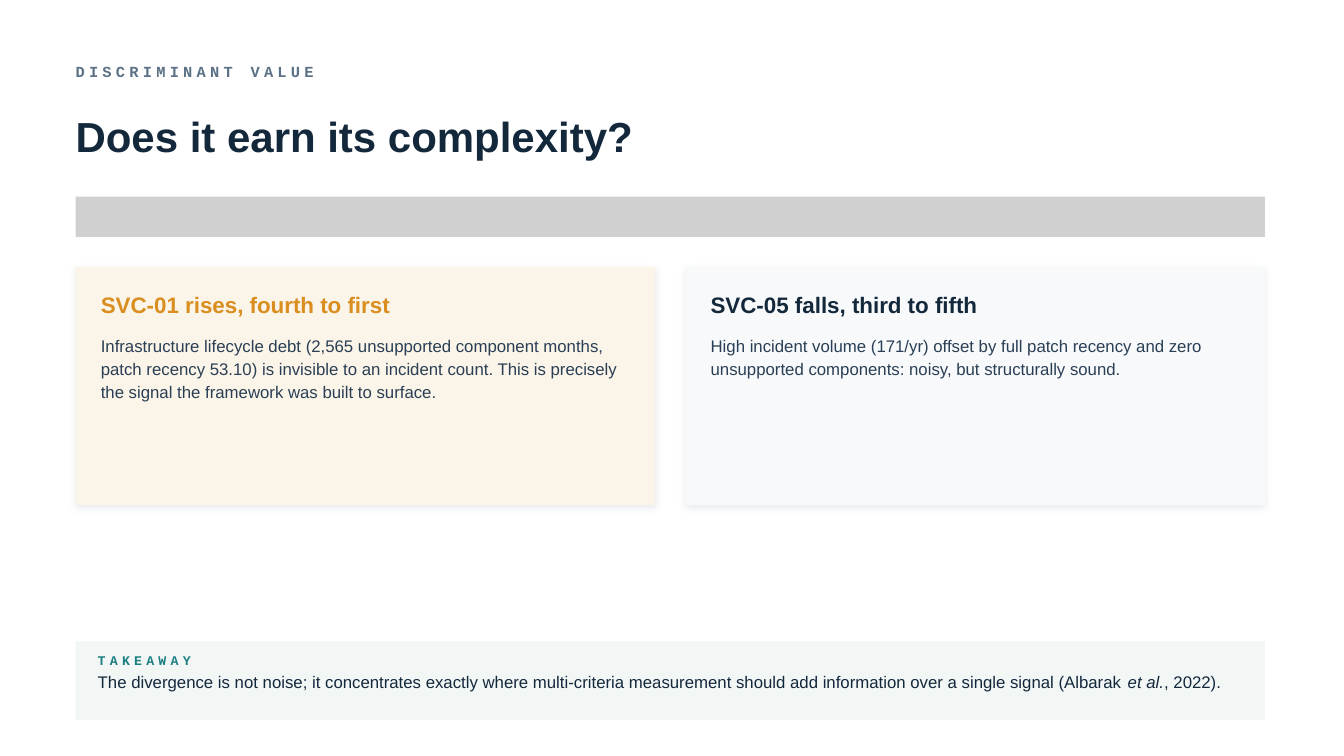
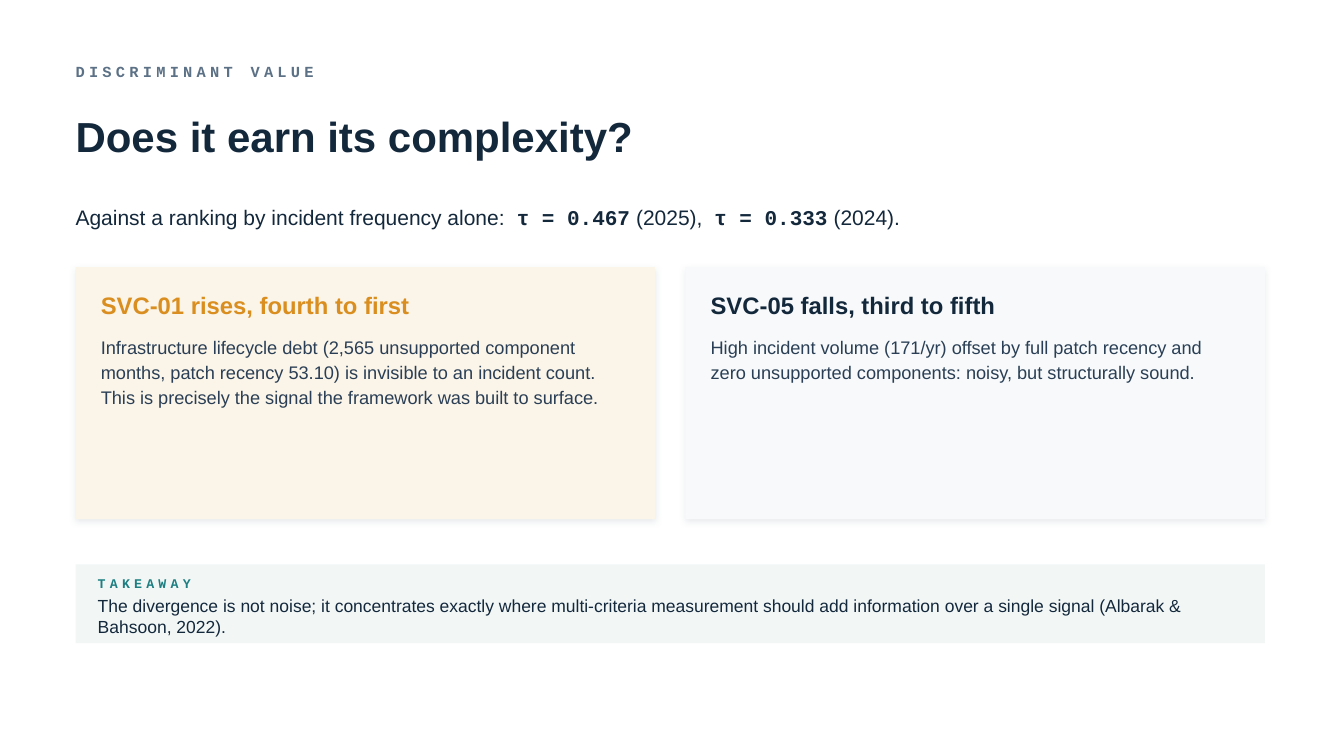
Before and after one commit to TobiZeier/MScProject, a slide deck: slide 10 of presentation/defense.pptx. Drawn at 1344x756 pixels with LibreOffice and Linux fonts; fonts in the diff are those of the drawing; grey boxes stand for pictures. Boxes give left, top, right and bottom in pixels: in the first picture for what was removed or moved away, otherwise in the second. Text is boxed around its words. In the diff, an @@ line names an element or a change of style, - is before the commit and + after.

```diff
--- a/presentation/defense.pptx
+++ b/presentation/defense.pptx
@@ picture removed at (x1=76, y1=197, x2=1265, y2=237) @@
@@ text added at (x1=76, y1=209, x2=900, y2=229), 15 pt, text #14283C @@
+Against a ranking by incident frequency alone: τ = 0.467 (2025), τ = 0.333 (2024).
@@ rectangle resized from (x1=76, y1=267, x2=655, y2=505) to (x1=76, y1=267, x2=655, y2=519) @@
@@ rectangle resized from (x1=686, y1=267, x2=1265, y2=505) to (x1=686, y1=267, x2=1265, y2=519) @@
@@ text "SVC-01 rises, fourth to first" at (x1=101, y1=296, x2=409, y2=318): size 16 to 17 pt @@
@@ text "SVC-05 falls, third to fifth" at (x1=711, y1=296, x2=995, y2=318): size 16 to 17 pt @@
@@ text "Infrastructure lifecycle debt (2,565 unsupported ..." at (x1=101, y1=340, x2=599, y2=408): size 12 to 13 pt @@
@@ text "High incident volume (171/yr) offset ..." at (x1=711, y1=340, x2=1201, y2=383): size 12 to 13 pt @@
@@ rectangle moved from (x1=76, y1=641, x2=1265, y2=720) to (x1=76, y1=565, x2=1265, y2=643) @@
@@ text "TAKEAWAY" moved from (x1=98, y1=656, x2=191, y2=665) to (x1=98, y1=579, x2=191, y2=588) @@
@@ text at (x1=98, y1=599, x2=1164, y2=637): text changed; size 12 to 12.5 pt @@
-The divergence is not noise; it concentrates exactly where multi-criteria measurement should add information over a single signal (Albarak et al., 2022).
+The divergence is not noise; it concentrates exactly where multi-criteria measurement should add information over a single signal (Albarak & Bahsoon, 2022).
```
Also in this commit, not shown: 14 other slides changed, 21 other files.
